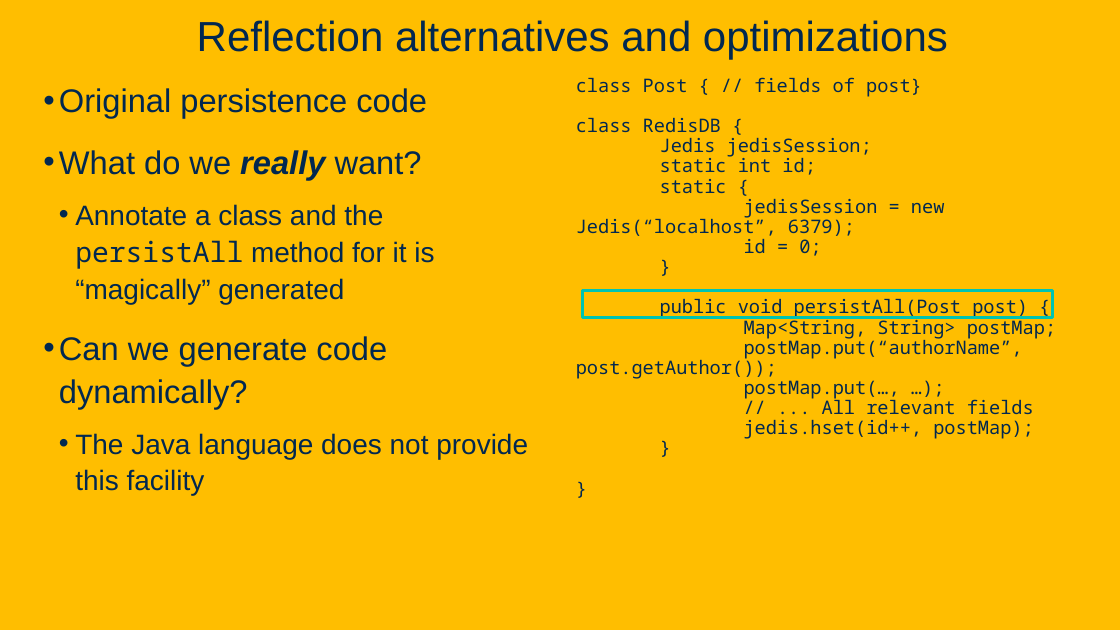
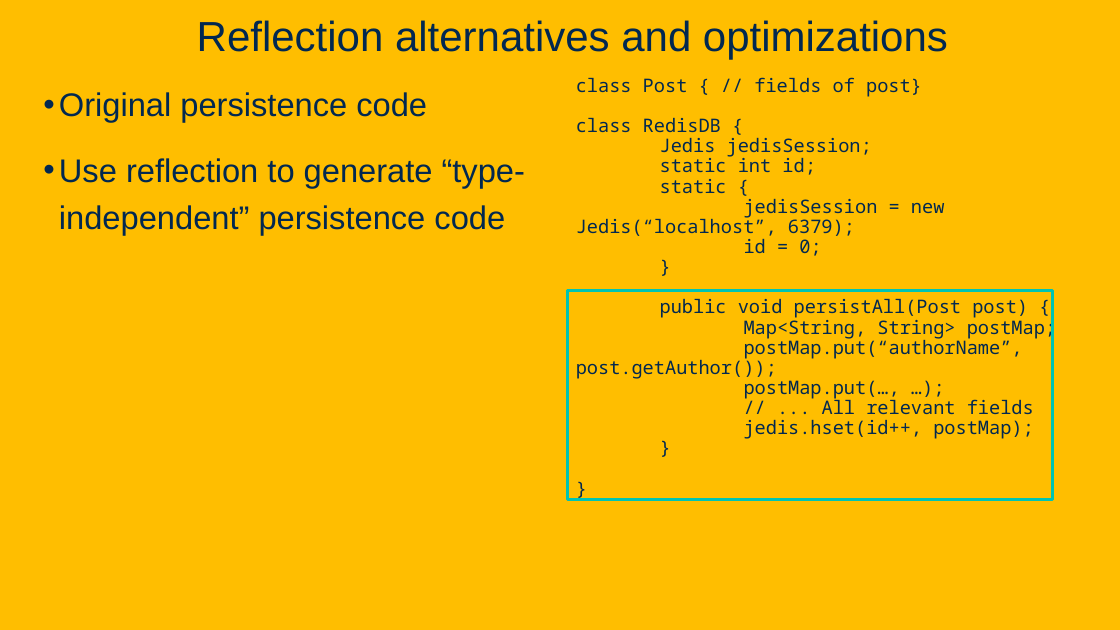
Before and after one commit to davsec-teaching/ecs160-f25, a slide deck: slide 68 of slides/5_annotations_and_reflection.pptx. Drawn at 1120x630 pixels with LibreOffice and Linux fonts; fonts in the diff are those of the drawing; background and template pictures are left out. Boxes give left, top, right and bottom in pixels: in the first picture for what was removed or moved away, otherwise in the second. Text is boxed around its words. In the diff, an @@ line names an element or a change of style, - is before the commit and + after.

```diff
--- a/slides/5_annotations_and_reflection.pptx
+++ b/slides/5_annotations_and_reflection.pptx
@@ text at (59, 92, 427, 122): line spacing 1.1 to 1.2 @@
@@ text at (59, 158, 525, 235): text changed; size 24 to 28 pt @@
-• What do we really want?
-  • Annotate a class and the persistAll method for it is “magically” generated
-• Can we generate code dynamically?
-  • The Java language does not provide this facility
+• Use reflection to generate “type-independent” persistence code
@@ rectangle: place and size @@
-rectangle at (583, 291, 1053, 318)
+rectangle at (567, 291, 1052, 500)
```
Also in this commit, not shown: 10 other slides changed, 5 slides added.
